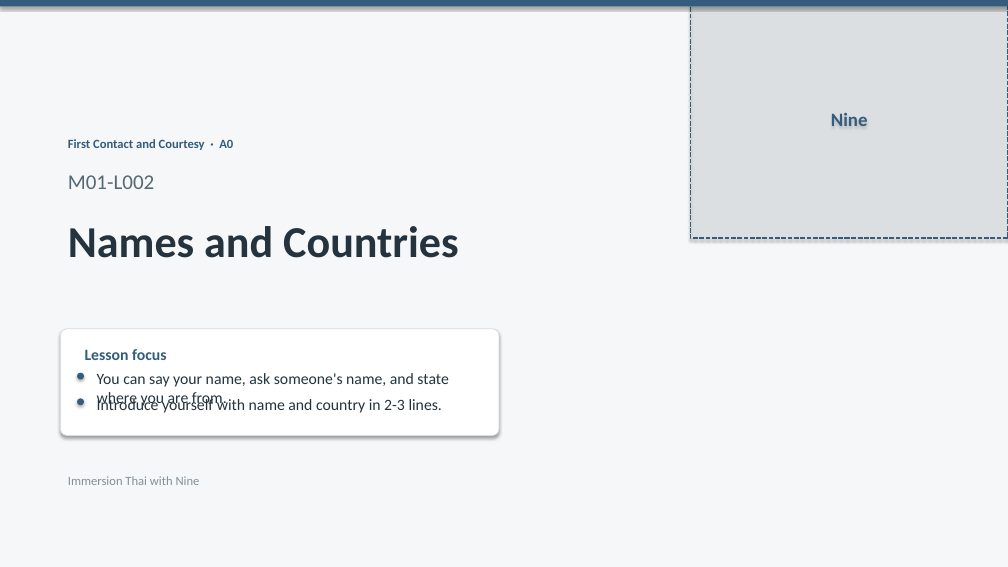
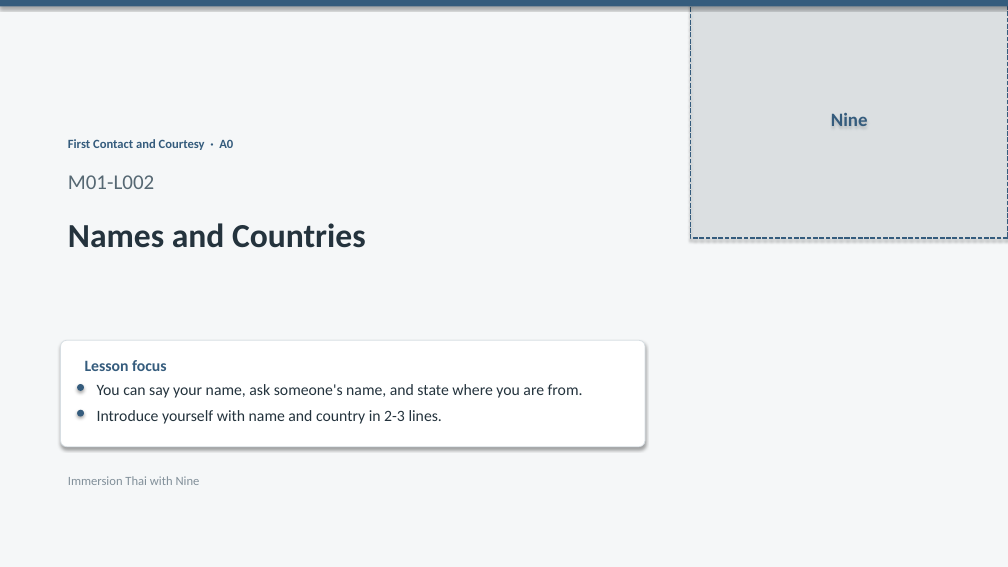
Before and after one commit to OTFTCS/thai-nine, a slide deck: slide 1 of course/modules/M01/L002/M01-L002-deck.pptx. Drawn at 1008x567 pixels with LibreOffice and Linux fonts; fonts in the diff are those of the drawing. Boxes give left, top, right and bottom in pixels: in the first picture for what was removed or moved away, otherwise in the second. Text is boxed around its words. In the diff, an @@ line names an element or a change of style, - is before the commit and + after.

```diff
--- a/course/modules/M01/L002/M01-L002-deck.pptx
+++ b/course/modules/M01/L002/M01-L002-deck.pptx
@@ text "Names and Countries" at (x1=68, y1=223, x2=366, y2=248): size 42 to 32 pt @@
@@ rounded rectangle resized from (x1=60, y1=329, x2=499, y2=436) to (x1=60, y1=340, x2=645, y2=447) @@
@@ text "Lesson focus" moved from (x1=85, y1=349, x2=166, y2=360) to (x1=85, y1=360, x2=166, y2=371) @@
@@ ellipse moved from (x1=77, y1=373, x2=84, y2=380) to (x1=77, y1=384, x2=84, y2=391) @@
@@ text "You can say your name, ..." rewrapped from (x1=97, y1=373, x2=448, y2=407) to (x1=97, y1=384, x2=583, y2=398) @@
@@ ellipse moved from (x1=77, y1=399, x2=84, y2=405) to (x1=77, y1=410, x2=84, y2=417) @@
@@ text "Introduce yourself with name and ..." moved from (x1=97, y1=396, x2=442, y2=413) to (x1=97, y1=410, x2=442, y2=424) @@
```
Also in this commit, not shown: 8 other files.
